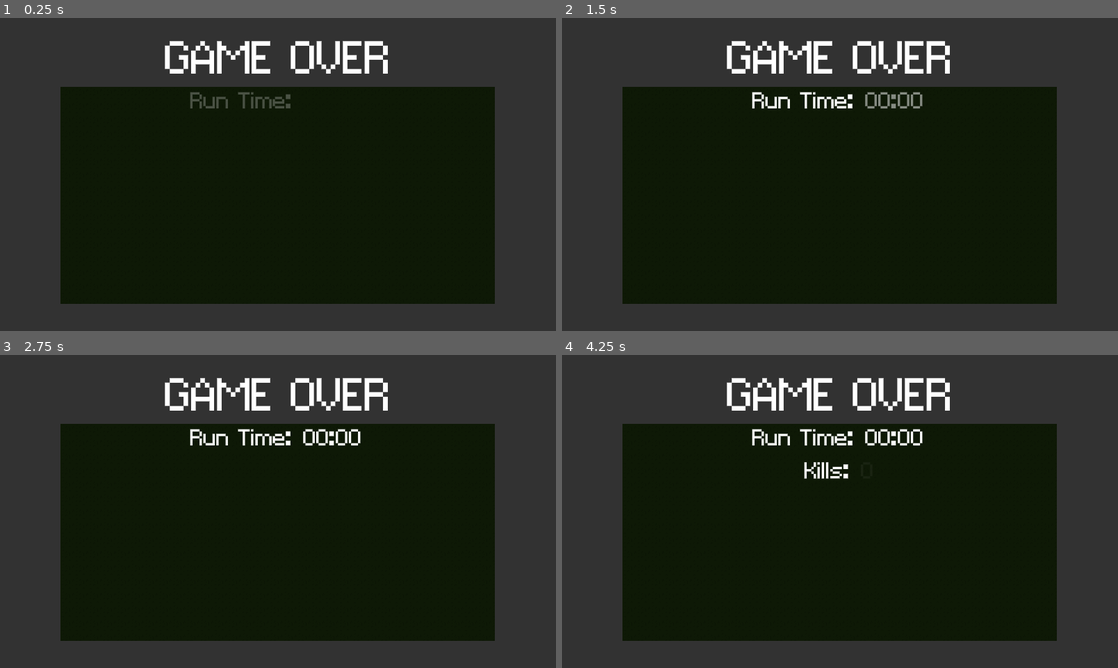
Above: before the commit, frames 1-4 (two rows, left to right).
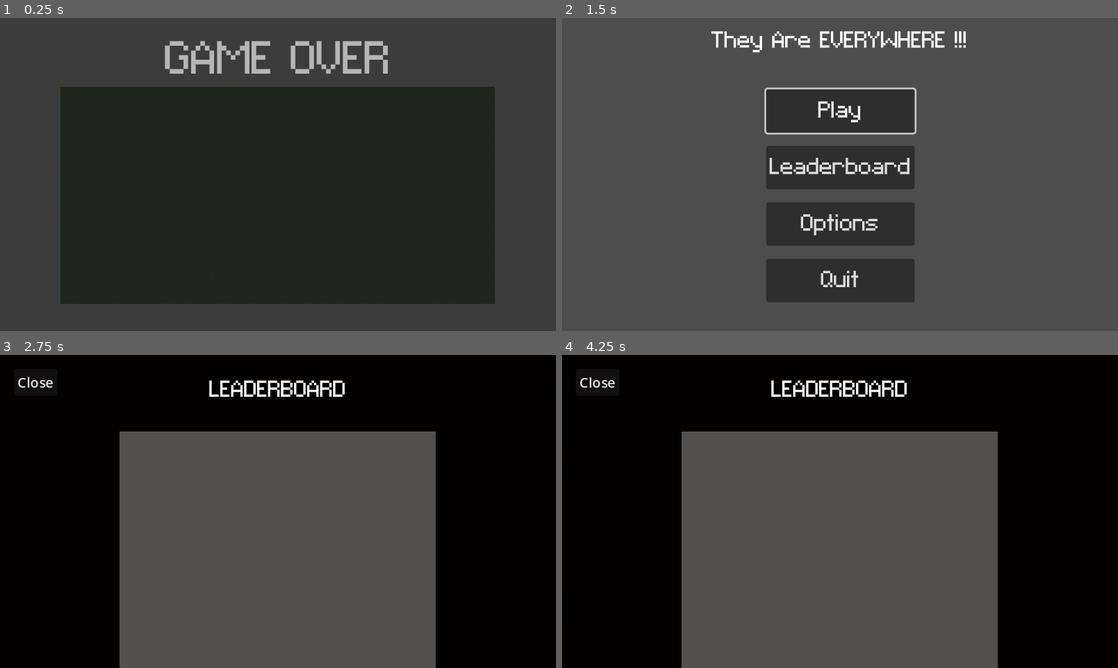
Above: after the commit, the same moments.

Repository: RenatoCLa/architecture-jam-2024
Game: Godot game, scene res://Scenes/Menus/game_over_screen.tscn
Two runs of this game, one before a commit and one after it. Both use one fixed random seed, a clock stepped at 60 frames per second and the inputs below. This scene is started directly instead of the project's main scene. The engine's default icon, where the game draws it, is replaced by a stand-in: a white triangle on a blue panel in a dark square.
Inputs (mouse positions are in pixels of both pictures, inside the frame that each line leads up to):
- Up to frame 1 (0.25 s): no input
- Up to frame 2 (1.5 s): move the mouse to (962, 158) at 0.52 s; press the mouse at (962, 158) at 0.53 s; hold D (walk_right) 0.53-1.25 s; release the mouse at (962, 158) at 1.25 s; click (762, 280) at 1.25 s, where only the run after the commit has a clickable "Main Menu"
- Up to frame 3 (2.75 s): click (278, 505) at 2 s, where only the run after the commit has a clickable "Leaderboard"
- Up to frame 4 (4.25 s): tap Enter at 2.75 s; move the mouse to (728, 527) at 2.77 s; hold S (walk_down) 2.78-3.53 s; click (728, 527) at 2.85 s; move the mouse to (895, 442) at 3.52 s; press the mouse at (895, 442) at 3.53 s; hold D (walk_right) from 3.53 s (still down)

The runs differ from the first frame. In frame 1, 1.9% of the frame differs, in the area x 29-70%, y 7-29%; in frame 2, 100%, in the area x 0-100%, y 0-100%; in frame 3, 98%; in frame 4, 98%.

Commit message:
Added scoring system, and in-game leaderboard

Diff:
--- a/Scenes/Menus/game_over.gd
+++ /dev/null
@@ -1,84 +0,0 @@
-extends Control
-
-@onready var time_display = %"Run Time Display"
-@onready var kill_display = %"Run Kill Display"
-
-@onready var time_title = %"Run Time Title"
-@onready var kill_title = %"Run Kill Title"
-
-var tween: Tween
-
-#Values for the status animation
-
-var min_1 = 0
-var min_2 = 0
-var sec_1 = 0
-var sec_2 = 0
-
-var kills: int = 0
-
-#end value of the animation
-var e_min_1 = 0
-var e_min_2 = 0
-var e_sec_1 = 0
-var e_sec_2 = 0
-
-var e_kills: int = 0
-
-#Player statistics
-
-var kill_count: int
-var min: int
-var sec: int
-var total_sec: int
-
-var playing_anim: bool = false
-
-func _ready() -> void:
-	#self.process_mode = Node.PROCESS_MODE_WHEN_PAUSED
-	tween = get_tree().create_tween()
-	tween.set_pause_mode(Tween.TWEEN_PAUSE_PROCESS)
-	get_tree().paused = true
-	var min_s: String = str(min)
-	var sec_s: String = str(sec)
-
-	if min < 10:
-		min_s = str(0,min_s)
-	if sec < 10:
-		sec_s = str(0,sec_s)
-
-	e_min_1 = int(min_s[0])
-	e_min_2 = int(min_s[1])
-	e_sec_1 = int(sec_s[0])
-	e_sec_2 = int(sec_s[1])
-
-	playing_anim = true
-	game_over_screen_animation()
-
-func _physics_process(delta: float) -> void:
-	if playing_anim:
-		time_display.text = str(min_1, min_2, ":", sec_1, sec_2)
-
-		kill_display.text = str(kills)
-
-func game_over_screen_animation() -> void:
-	tween.tween_property(time_title, "modulate", Color.WHITE, 1)
-	tween.tween_property(time_display, "modulate", Color.WHITE, 1)
-
-	time_animation()
-
-	tween.tween_property(kill_title, "modulate", Color.WHITE, 1)
-	tween.tween_property(kill_display, "modulate", Color.WHITE, 1)
-
-	kill_count_animation()
-
-func time_animation() -> void:
-
-	tween.tween_property(self, "min_2", e_min_2, .3)
-	tween.tween_property(self, "min_1", e_min_1, .3)
-	tween.tween_property(self, "sec_2", e_sec_2, .3)
-	tween.tween_property(self, "sec_1", e_sec_1, .3)
-
-func kill_count_animation() -> void:
-	tween.tween_property(self, "kills", kill_count, 1.5)
-	tween.tween_property(self, "playing_anim", false, 0)
--- a/Scenes/Menus/game_over_screen.tscn
+++ b/Scenes/Menus/game_over_screen.tscn
@@ -1,6 +1,6 @@
 [gd_scene load_steps=7 format=3 uid="uid://dsna8ksy6lb1c"]
 
-[ext_resource type="Script" path="res://Scenes/Menus/game_over.gd" id="1_ltjmo"]
+[ext_resource type="Script" path="res://Scripts/game_over.gd" id="1_ltjmo"]
 [ext_resource type="Theme" uid="uid://t73g016048ng" path="res://font_placeholder.tres" id="2_3nspr"]
 [ext_resource type="Texture2D" uid="uid://cg34xy48y0nx3" path="res://Sprites/base_floor_grass.png" id="3_f7k4q"]
 
@@ -75,9 +75,11 @@
 
 [node name="Text Status" type="VBoxContainer" parent="Status Screen"]
 z_index = 2
+layout_mode = 0
 offset_left = 17.0
+offset_top = 16.0
 offset_right = 483.0
-offset_bottom = 74.0
+offset_bottom = 129.0
 
 [node name="CenterTime" type="CenterContainer" parent="Status Screen/Text Status"]
 layout_mode = 2
@@ -92,7 +94,7 @@
 custom_minimum_size = Vector2(0, 35)
 layout_mode = 2
 theme = ExtResource("2_3nspr")
-text = "Run Time:"
+text = "Run Time :"
 label_settings = SubResource("LabelSettings_l4rup")
 horizontal_alignment = 1
 vertical_alignment = 1
@@ -120,7 +122,7 @@
 custom_minimum_size = Vector2(0, 35)
 layout_mode = 2
 theme = ExtResource("2_3nspr")
-text = "Kills:"
+text = "Kills :"
 label_settings = SubResource("LabelSettings_jbc5v")
 
 [node name="Run Kill Display" type="Label" parent="Status Screen/Text Status/CenterKill/Kill Count"]
@@ -131,9 +133,93 @@
 theme = ExtResource("2_3nspr")
 text = "150"
 label_settings = SubResource("LabelSettings_jbc5v")
+
+[node name="CenterScore" type="CenterContainer" parent="Status Screen/Text Status"]
+layout_mode = 2
+
+[node name="Score" type="HSplitContainer" parent="Status Screen/Text Status/CenterScore"]
+layout_mode = 2
+dragger_visibility = 1
+
+[node name="Run Score Title" type="Label" parent="Status Screen/Text Status/CenterScore/Score"]
+unique_name_in_owner = true
+modulate = Color(1, 1, 1, 0)
+custom_minimum_size = Vector2(0, 35)
+layout_mode = 2
+theme = ExtResource("2_3nspr")
+text = "Score :"
+label_settings = SubResource("LabelSettings_jbc5v")
+
+[node name="Run Score Display" type="Label" parent="Status Screen/Text Status/CenterScore/Score"]
+unique_name_in_owner = true
+modulate = Color(1, 1, 1, 0)
+custom_minimum_size = Vector2(0, 35)
+layout_mode = 2
+theme = ExtResource("2_3nspr")
+text = "0"
+label_settings = SubResource("LabelSettings_jbc5v")
+
+[node name="CenterSaveScore" type="CenterContainer" parent="Status Screen/Text Status"]
+layout_mode = 2
+
+[node name="Run Save Score" type="Button" parent="Status Screen/Text Status/CenterSaveScore"]
+unique_name_in_owner = true
+modulate = Color(1, 1, 1, 0)
+layout_mode = 2
+theme = ExtResource("2_3nspr")
+theme_override_font_sizes/font_size = 24
+disabled = true
+text = "Save Score"
+
+[node name="Control" type="Control" parent="Status Screen"]
+layout_mode = 1
+anchors_preset = 12
+anchor_top = 1.0
+anchor_right = 1.0
+anchor_bottom = 1.0
+offset_top = -39.0
+grow_horizontal = 2
+grow_vertical = 0
+
+[node name="HBoxContainer" type="HBoxContainer" parent="Status Screen/Control"]
+modulate = Color(1, 1, 1, 0)
+layout_mode = 1
+anchors_preset = 8
+anchor_left = 0.5
+anchor_top = 0.5
+anchor_right = 0.5
+anchor_bottom = 0.5
+offset_left = -91.0
+offset_top = -28.0
+offset_right = 91.0
+offset_bottom = 12.0
+grow_horizontal = 2
+grow_vertical = 2
+theme_override_constants/separation = 30
+
+[node name="Main Menu" type="Button" parent="Status Screen/Control/HBoxContainer"]
+unique_name_in_owner = true
+layout_mode = 2
+theme = ExtResource("2_3nspr")
+theme_override_font_sizes/font_size = 24
+disabled = true
+text = "Main Menu"
+
+[node name="Quit Game" type="Button" parent="Status Screen/Control/HBoxContainer"]
+unique_name_in_owner = true
+layout_mode = 2
+theme = ExtResource("2_3nspr")
+theme_override_font_sizes/font_size = 24
+disabled = true
+text = "Exit To Desktop"
 
 [node name="Label" type="Label" parent="."]
 visible = false
 custom_minimum_size = Vector2(0, 35)
-theme = ExtResource("2_3nspr")
-label_settings = SubResource("LabelSettings_jbc5v")
+layout_mode = 0
+theme = ExtResource("2_3nspr")
+label_settings = SubResource("LabelSettings_jbc5v")
+
+[connection signal="pressed" from="Status Screen/Text Status/CenterSaveScore/Run Save Score" to="." method="_on_save_score_pressed"]
+[connection signal="pressed" from="Status Screen/Control/HBoxContainer/Main Menu" to="." method="_on_main_menu_pressed"]
+[connection signal="pressed" from="Status Screen/Control/HBoxContainer/Quit Game" to="." method="_on_quit_pressed"]
--- /dev/null
+++ b/Scenes/Menus/leaderboard.tscn
@@ -0,0 +1,104 @@
+[gd_scene load_steps=5 format=3 uid="uid://thi6hmjmfwfk"]
+
+[ext_resource type="Theme" uid="uid://t73g016048ng" path="res://font_placeholder.tres" id="1_453rp"]
+[ext_resource type="Script" path="res://Scripts/leaderboard.gd" id="1_dy1rg"]
+[ext_resource type="Texture2D" uid="uid://cg34xy48y0nx3" path="res://Sprites/base_floor_grass.png" id="1_sdrdf"]
+
+[sub_resource type="LabelSettings" id="LabelSettings_6rhjl"]
+font_size = 32
+
+[node name="Leaderboard" type="CanvasLayer"]
+process_mode = 2
+layer = 3
+script = ExtResource("1_dy1rg")
+
+[node name="Window" type="Control" parent="."]
+layout_mode = 3
+anchors_preset = 15
+anchor_right = 1.0
+anchor_bottom = 1.0
+grow_horizontal = 2
+grow_vertical = 2
+
+[node name="Background" type="TextureRect" parent="Window"]
+modulate = Color(0.0392157, 0, 0, 1)
+layout_mode = 1
+anchors_preset = 15
+anchor_right = 1.0
+anchor_bottom = 1.0
+grow_horizontal = 2
+grow_vertical = 2
+texture = ExtResource("1_sdrdf")
+stretch_mode = 1
+metadata/_edit_lock_ = true
+
+[node name="Title" type="Control" parent="Window"]
+layout_mode = 1
+anchors_preset = 5
+anchor_left = 0.5
+anchor_right = 0.5
+offset_top = 24.0
+offset_bottom = 24.0
+grow_horizontal = 2
+
+[node name="Title Text" type="Label" parent="Window/Title"]
+layout_mode = 1
+anchors_preset = 5
+anchor_left = 0.5
+anchor_right = 0.5
+offset_left = -79.0
+offset_right = 79.0
+offset_bottom = 33.0
+grow_horizontal = 2
+theme = ExtResource("1_453rp")
+text = "LEADERBOARD"
+label_settings = SubResource("LabelSettings_6rhjl")
+
+[node name="Scores" type="Control" parent="Window"]
+layout_mode = 1
+anchors_preset = 8
+anchor_left = 0.5
+anchor_top = 0.5
+anchor_right = 0.5
+anchor_bottom = 0.5
+offset_left = -182.0
+offset_top = -92.0
+offset_right = 182.0
+offset_bottom = 180.0
+grow_horizontal = 2
+grow_vertical = 2
+
+[node name="Background" type="TextureRect" parent="Window/Scores"]
+modulate = Color(100, 100, 100, 0.314)
+layout_mode = 1
+anchors_preset = 15
+anchor_right = 1.0
+anchor_bottom = 1.0
+grow_horizontal = 2
+grow_vertical = 2
+texture = ExtResource("1_sdrdf")
+stretch_mode = 1
+
+[node name="ScrollContainer" type="ScrollContainer" parent="Window/Scores"]
+layout_mode = 1
+anchors_preset = 15
+anchor_right = 1.0
+anchor_bottom = 1.0
+grow_horizontal = 2
+grow_vertical = 2
+
+[node name="LB_Score_Container" type="VBoxContainer" parent="Window/Scores/ScrollContainer"]
+unique_name_in_owner = true
+layout_mode = 2
+size_flags_horizontal = 3
+size_flags_vertical = 3
+theme_override_constants/separation = 8
+
+[node name="Close" type="Button" parent="."]
+offset_left = 16.0
+offset_top = 16.0
+offset_right = 66.0
+offset_bottom = 47.0
+text = "Close"
+
+[connection signal="pressed" from="Close" to="." method="_on_close_pressed"]
--- /dev/null
+++ b/Scenes/Menus/score_card.tscn
@@ -0,0 +1,131 @@
+[gd_scene load_steps=5 format=3 uid="uid://bovn57uo7n0st"]
+
+[ext_resource type="Texture2D" uid="uid://cg34xy48y0nx3" path="res://Sprites/base_floor_grass.png" id="1_ed0ip"]
+[ext_resource type="Script" path="res://Scripts/score_card.gd" id="1_sc441"]
+[ext_resource type="Theme" uid="uid://t73g016048ng" path="res://font_placeholder.tres" id="2_5o3ns"]
+
+[sub_resource type="LabelSettings" id="LabelSettings_yggph"]
+font_size = 20
+
+[node name="Score Card" type="Control"]
+custom_minimum_size = Vector2(0, 45)
+layout_mode = 3
+anchors_preset = 0
+offset_right = 488.0
+offset_bottom = 32.0
+script = ExtResource("1_sc441")
+
+[node name="Background" type="TextureRect" parent="."]
+layout_mode = 1
+anchors_preset = 15
+anchor_right = 1.0
+anchor_bottom = 1.0
+grow_horizontal = 2
+grow_vertical = 2
+texture = ExtResource("1_ed0ip")
+stretch_mode = 1
+
+[node name="Leaderboard_Time" type="Label" parent="."]
+unique_name_in_owner = true
+layout_mode = 1
+anchors_preset = 6
+anchor_left = 1.0
+anchor_top = 0.5
+anchor_right = 1.0
+anchor_bottom = 0.5
+offset_left = -109.0
+offset_top = -13.5
+offset_right = -6.0
+offset_bottom = 13.5
+grow_horizontal = 0
+grow_vertical = 2
+theme = ExtResource("2_5o3ns")
+text = "Time_Value"
+label_settings = SubResource("LabelSettings_yggph")
+horizontal_alignment = 2
+vertical_alignment = 1
+clip_text = true
+
+[node name="Control" type="Control" parent="."]
+layout_mode = 1
+anchors_preset = 8
+anchor_left = 0.5
+anchor_top = 0.5
+anchor_right = 0.5
+anchor_bottom = 0.5
+offset_left = -53.0
+offset_top = -22.5
+offset_right = 53.0
+offset_bottom = 22.5
+grow_horizontal = 2
+grow_vertical = 2
+
+[node name="Leaderboard_Score" type="Label" parent="Control"]
+unique_name_in_owner = true
+custom_minimum_size = Vector2(120, 21)
+layout_mode = 1
+anchors_preset = 5
+anchor_left = 0.5
+anchor_right = 0.5
+offset_left = -60.0
+offset_right = 60.0
+offset_bottom = 21.0
+grow_horizontal = 2
+theme = ExtResource("2_5o3ns")
+text = "Score_Value"
+label_settings = SubResource("LabelSettings_yggph")
+horizontal_alignment = 1
+vertical_alignment = 1
+clip_text = true
+
+[node name="Leaderboard_Kills" type="Label" parent="Control"]
+unique_name_in_owner = true
+custom_minimum_size = Vector2(120, 0)
+layout_mode = 1
+anchors_preset = 7
+anchor_left = 0.5
+anchor_top = 1.0
+anchor_right = 0.5
+anchor_bottom = 1.0
+offset_left = -60.0
+offset_top = -21.0
+offset_right = 60.0
+grow_horizontal = 2
+grow_vertical = 0
+theme = ExtResource("2_5o3ns")
+text = "Kill_Value"
+label_settings = SubResource("LabelSettings_yggph")
+horizontal_alignment = 1
+vertical_alignment = 1
+clip_text = true
+
+[node name="Leaderboard_Name" type="Label" parent="."]
+unique_name_in_owner = true
+layout_mode = 2
+offset_left = 8.0
+offset_right = 124.0
+offset_bottom = 25.0
+grow_horizontal = 2
+grow_vertical = 2
+theme = ExtResource("2_5o3ns")
+text = "User_Name"
+label_settings = SubResource("LabelSettings_yggph")
+autowrap_mode = 1
+clip_text = true
+
+[node name="Leaderboard_Level" type="Label" parent="."]
+unique_name_in_owner = true
+custom_minimum_size = Vector2(75, 0)
+layout_mode = 1
+anchors_preset = 2
+anchor_top = 1.0
+anchor_bottom = 1.0
+offset_left = 8.0
+offset_top = -21.0
+offset_right = 123.0
+grow_vertical = 0
+theme = ExtResource("2_5o3ns")
+text = "Level"
+label_settings = SubResource("LabelSettings_yggph")
+vertical_alignment = 1
+clip_text = true
--- /dev/null
+++ b/Scripts/game_over.gd
@@ -0,0 +1,170 @@
+extends Control
+
+@onready var time_display = %"Run Time Display"
+@onready var kill_display = %"Run Kill Display"
+@onready var score_display = %"Run Score Display"
+
+@onready var time_title = %"Run Time Title"
+@onready var kill_title = %"Run Kill Title"
+@onready var score_title = %"Run Score Title"
+
+@onready var save_button: Button = %"Run Save Score"
+@onready var quit_button: Button = %"Quit Game"
+@onready var menu_button: Button = %"Main Menu"
+
+@onready var button_container = $"Status Screen/Control/HBoxContainer"
+
+var tween: Tween
+
+#Values for the status animation
+
+var min_1 = 0
+var min_2 = 0
+var sec_1 = 0
+var sec_2 = 0
+
+var kills: int = 0
+
+#end value of the animation
+var e_min_1 = 0
+var e_min_2 = 0
+var e_sec_1 = 0
+var e_sec_2 = 0
+
+var e_kills: int = 0
+
+#Player statistics
+
+var kill_count: int
+var min: int
+var sec: int
+var total_sec: int
+
+var level: int
+var score: int
+var score_points: int
+var time_point: int = 7
+var kill_point: int = 12
+
+var time_string: String
+
+var playing_anim: bool = false
+
+func _ready() -> void:
+	#self.process_mode = Node.PROCESS_MODE_WHEN_PAUSED
+	self.modulate = Color.TRANSPARENT
+	tween = get_tree().create_tween()
+	tween.set_pause_mode(Tween.TWEEN_PAUSE_PROCESS)
+	get_tree().paused = true
+	var min_s: String = str(min)
+	var sec_s: String = str(sec)
+
+	if min < 10:
+		min_s = str(0,min_s)
+	if sec < 10:
+		sec_s = str(0,sec_s)
+
+	time_string = min_s + ":" + sec_s
+
+	e_min_1 = int(min_s[0])
+	e_min_2 = int(min_s[1])
+	e_sec_1 = int(sec_s[0])
+	e_sec_2 = int(sec_s[1])
+
+	calculate_score()
+
+	playing_anim = true
+	game_over_screen_animation()
+
+func _physics_process(delta: float) -> void:
+	if playing_anim:
+		time_display.text = str(min_1, min_2, ":", sec_1, sec_2)
+
+		kill_display.text = str(kills)
+
+		score_display.text = str(score_points)
+
+func game_over_screen_animation() -> void:
+
+	tween.tween_property(self, "modulate", Color.WHITE, .4)
+	tween.tween_property(button_container, "modulate", Color.WHITE, .2)
+	tween.tween_property(menu_button, "disabled", false, 0)
+	tween.tween_property(quit_button, "disabled", false, 0)
+	tween.tween_property(time_title, "modulate", Color.WHITE, .4)
+	tween.tween_property(time_display, "modulate", Color.WHITE, .4)
+
+
+
+	time_animation()
+
+	tween.tween_property(kill_title, "modulate", Color.WHITE, .4)
+	tween.tween_property(kill_display, "modulate", Color.WHITE, .4)
+
+	kill_count_animation()
+
+	tween.tween_property(score_title, "modulate", Color.WHITE, .5)
+	tween.tween_property(score_display, "modulate", Color.WHITE, .5)
+
+	score_animation()
+
+	tween.tween_property(self, "playing_anim", false, 0)
+
+func time_animation() -> void:
+
+	tween.tween_property(self, "sec_2", e_sec_2, .2)
+	tween.tween_property(self, "sec_1", e_sec_1, .2)
+	tween.tween_property(self, "min_2", e_min_2, .2)
+	tween.tween_property(self, "min_1", e_min_1, .2)
+
+func kill_count_animation() -> void:
+	tween.tween_property(self, "kills", kill_count, 1)
+
+func score_animation() -> void:
+	tween.tween_property(self, "score_points", score, .3)
+
+	tween.tween_property(save_button, "modulate", Color.WHITE, .5)
+	tween.tween_property(save_button, "disabled", false, 0)
+
+func calculate_score() -> void:
+	score = total_sec * time_point
+	score += kill_count * kill_point
+
+func _on_quit_pressed() -> void:
+	get_tree().quit()
+
+func _on_main_menu_pressed() -> void:
+	get_tree().change_scene_to_file("res://Scenes/Menus/Main_menu.tscn")
+
+func _on_save_score_pressed() -> void:
+	var score_info = {
+		"name": pick_score_name(),
+		"score": score,
+		"level": level,
+		"kills": kill_count,
+		"time": time_string
+		}
+	save(score_info)
+	save_button.queue_free()
+
+func save(data) -> void:
+	var scores_dict = {
+		"scores": []
+	}
+
+	if FileAccess.file_exists("user://lb-data.json"):
+		scores_dict = load_file()
+
+	scores_dict["scores"].append(data)
+
+	var file= FileAccess.open("user://lb-data.json",FileAccess.WRITE)
+	file.store_line(JSON.stringify(scores_dict))
+	file.close()
+
+func load_file() -> Dictionary:
+	var file = FileAccess.open("user://lb-data.json", FileAccess.READ)
+	var dict:Dictionary = JSON.parse_string(file.get_as_text())
+	print("DICT", dict)
+	return dict
+
+func pick_score_name() -> String:
+	return ""
--- /dev/null
+++ b/Scripts/leaderboard.gd
@@ -0,0 +1,45 @@
+extends CanvasLayer
+
+@onready var score_card_ref: PackedScene = load("res://Scenes/Menus/score_card.tscn")
+
+@onready var score_container = %LB_Score_Container
+
+func _ready() -> void:
+	get_tree().paused = true
+	generate_score_list()
+
+func _input(event: InputEvent) -> void:
+	if event.is_action_pressed("menu"):
+		queue_free()
+
+func generate_score_list() -> void:
+	if get_scores().is_empty():
+		pass
+	else:
+		var size = get_scores()["scores"].size()
+
+		for i in range(size):
+			var scores = get_scores()["scores"][i]
+
+			var score_card = score_card_ref.instantiate()
+
+			var u_name = scores["name"]
+			var score = scores["score"]
+			var kills = scores["kills"]
+			var time = scores["time"]
+			var level = scores["level"]
+
+			score_container.add_child(score_card)
+
+			score_card.set_info(u_name,score,kills,time,level)
+
+func get_scores() -> Dictionary:
+	if FileAccess.file_exists("user://lb-data.json"):
+		var file = FileAccess.open("user://lb-data.json", FileAccess.READ)
+		var dict:Dictionary = JSON.parse_string(file.get_as_text())
+		return dict
+	else:
+		return {}
+
+func _on_close_pressed() -> void:
+	queue_free()
--- a/Scripts/main_menu.gd
+++ b/Scripts/main_menu.gd
@@ -11,7 +11,14 @@
 	get_tree().change_scene_to_packed(level)
 
 func _on_leaderboard_pressed() -> void:
-	pass # Replace with function body.
+	var lb_ref = load("res://Scenes/Menus/leaderboard.tscn")
+	var lb_node: CanvasLayer = lb_ref.instantiate()
+	lb_node.tree_exited.connect(unpause)
+	get_tree().get_root().add_child(lb_node)
+
+func unpause() -> void:
+	if get_tree():
+		get_tree().paused = false
 
 func _on_options_pressed() -> void:
 	pass # Replace with function body.
--- a/Scripts/pause_menu.gd
+++ b/Scripts/pause_menu.gd
@@ -17,7 +17,9 @@
 	queue_free()
 
 func _on_leaderboard_pressed() -> void:
-	pass # Replace with function body.
+	var lb_ref = load("res://Scenes/Menus/leaderboard.tscn")
+	var lb_node = lb_ref.instantiate()
+	get_tree().get_root().add_child(lb_node)
 
 func _on_main_menu_pressed() -> void:
 	get_tree().change_scene_to_file("res://Scenes/Menu/Main_menu.tscn")
--- a/Scripts/player_script.gd
+++ b/Scripts/player_script.gd
@@ -133,6 +133,7 @@
 	game_over.sec = time_tracker.seconds
 	game_over.min = time_tracker.minutes
 	game_over.total_sec = int(roundf(time_tracker.time))
+	game_over.level = $XP.level
 
 	time_tracker.time_stop()
 	GUI.add_child(game_over)
--- /dev/null
+++ b/Scripts/score_card.gd
@@ -0,0 +1,14 @@
+extends Control
+
+@onready var score: Label = %Leaderboard_Score
+@onready var username: Label = %Leaderboard_Name
+@onready var kills: Label = %Leaderboard_Kills
+@onready var time: Label = %Leaderboard_Time
+@onready var level: Label = %Leaderboard_Level
+
+func set_info(p_name, p_score, p_kills, p_time, p_level) -> void:
+	username.text = p_name
+	score.text = str("Score: ", p_score)
+	kills.text = str("Kills: ", p_kills)
+	time.text = str("Time: ", p_time)
+	level.text = str("LV: ", p_level)
